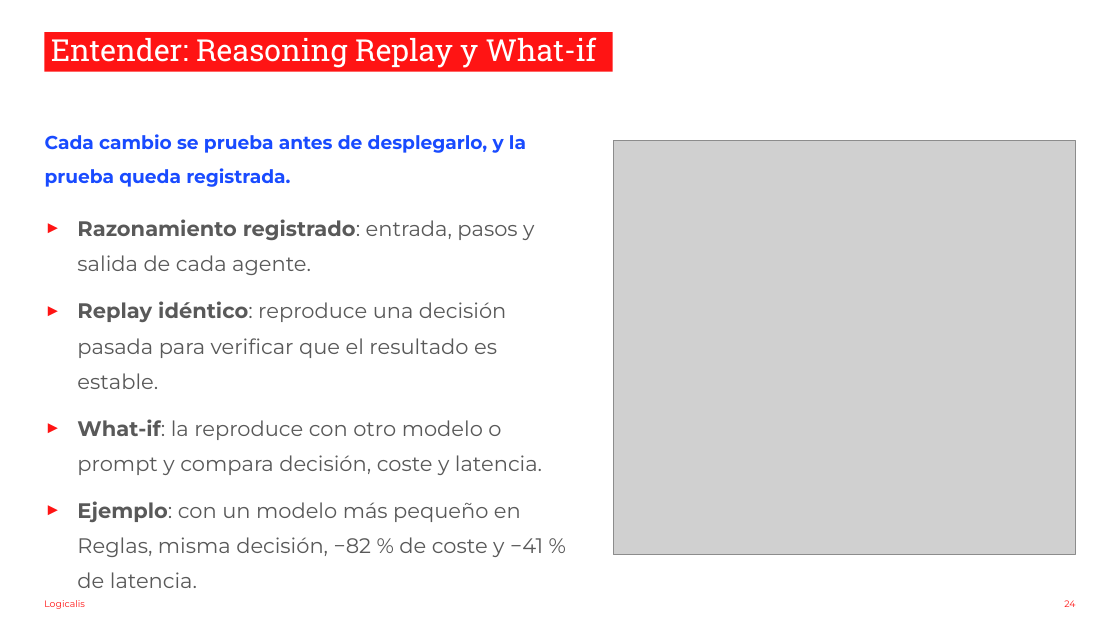
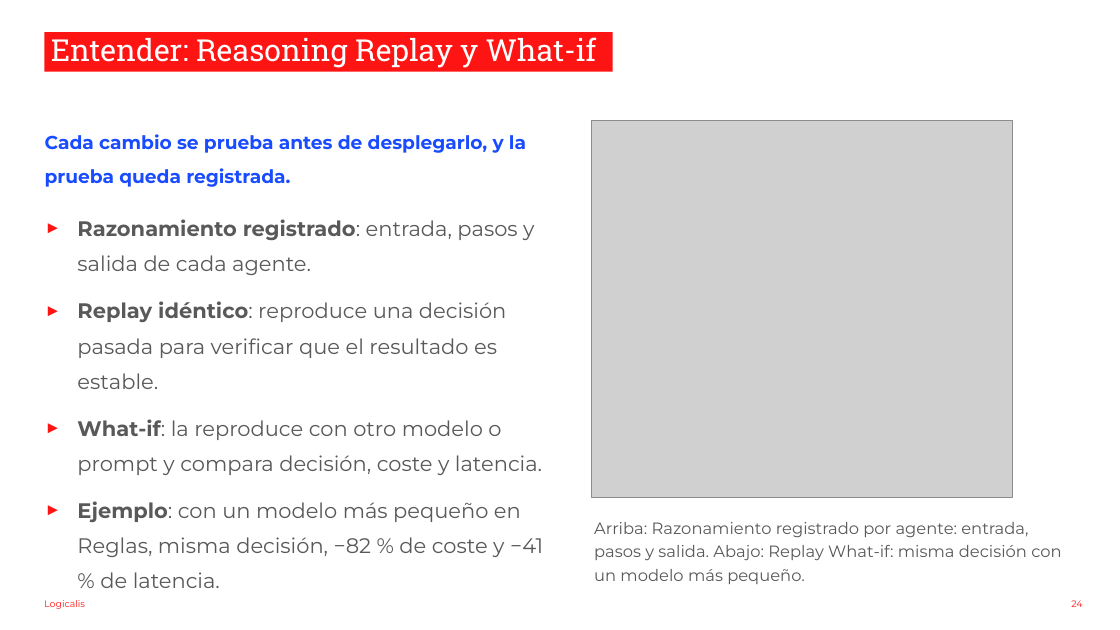
Before and after one commit to nachoenjuto/fnol-triage-v2, a slide deck: slide 24 of _docs/slides-observabilidad.pptx. Drawn at 1120x630 pixels with LibreOffice and Linux fonts; fonts in the diff are those of the drawing; grey boxes stand for pictures; background and template pictures are left out. Boxes give left, top, right and bottom in pixels: in the first picture for what was removed or moved away, otherwise in the second. Text is boxed around its words. In the diff, an @@ line names an element or a change of style, - is before the commit and + after.

```diff
--- a/_docs/slides-observabilidad.pptx
+++ b/_docs/slides-observabilidad.pptx
@@ picture: place and size @@
-picture at (613,140,1075,555)
+picture at (592,120,1012,497)
@@ text added at (594,522,1061,584), 14 pt, text #595959 @@
+Arriba: Razonamiento registrado por agente: entrada, pasos y salida. Abajo: Replay What-if: misma decisión con un modelo más pequeño.
@@ page number: place and size @@
-page number at (1064,600,1075,607)
+page number at (1071,600,1082,607)
```
Also in this commit, not shown: 18 other slides changed, 20 slides added, 20 slides removed, 3 other files.
